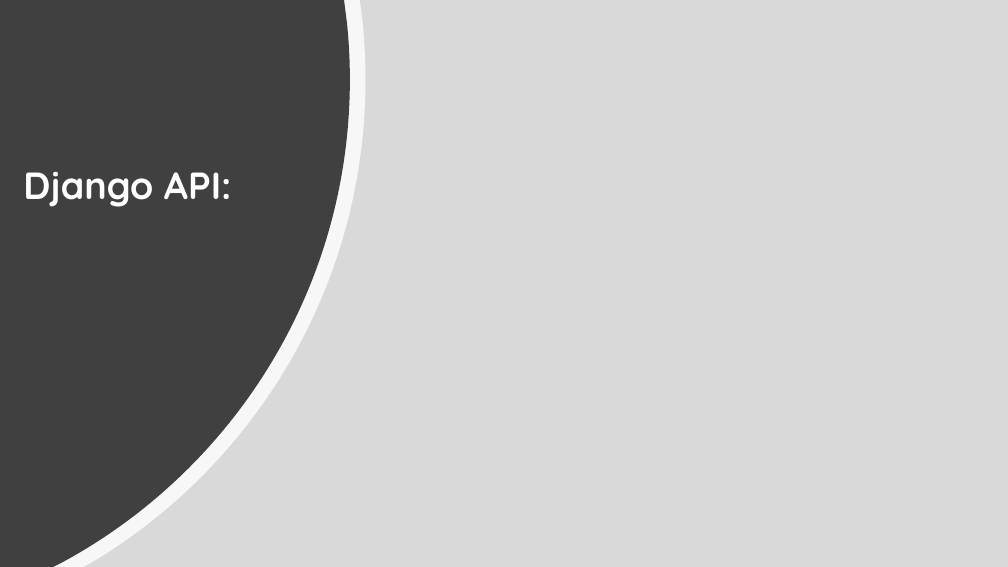
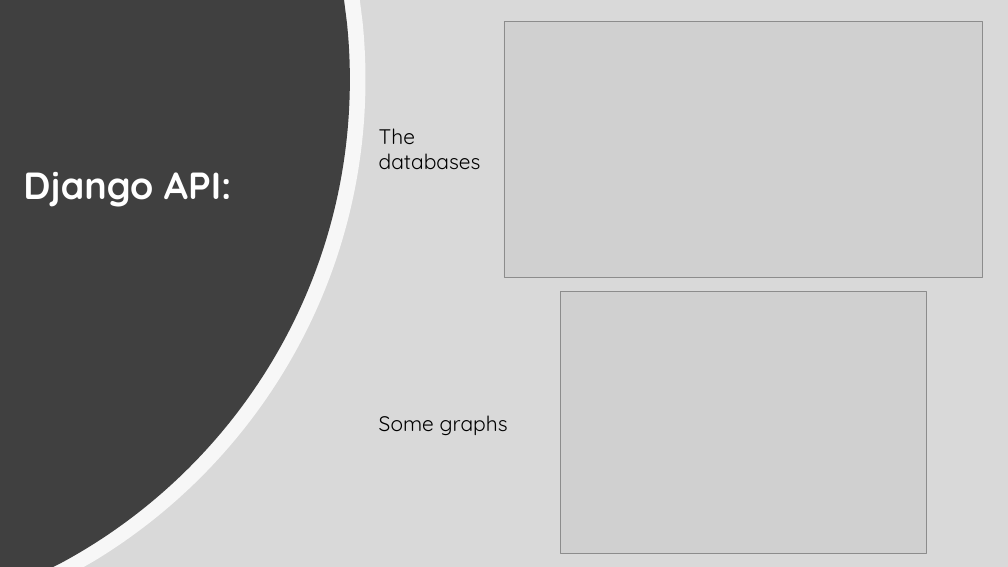
Before and after one commit to Const679/Python-Diabete, a slide deck: slide 11 of Readmission of the Diabetics patients.pptx. Drawn at 1008x567 pixels with LibreOffice and Linux fonts; fonts in the diff are those of the drawing; grey boxes stand for pictures. Boxes give left, top, right and bottom in pixels: in the first picture for what was removed or moved away, otherwise in the second. Text is boxed around its words. In the diff, an @@ line names an element or a change of style, - is before the commit and + after.

```diff
--- a/Readmission of the Diabetics patients.pptx
+++ b/Readmission of the Diabetics patients.pptx
@@ picture added at (504,21,983,278) @@
@@ text added at (379,128,481,169), 20 pt, text #000000 @@
+The databases
@@ picture added at (560,291,926,554) @@
@@ text added at (379,415,508,435), 20 pt, text #000000 @@
+Some graphs
```
Also in this commit, not shown: 3 other slides changed, 1 slide added, 1 slide removed.
